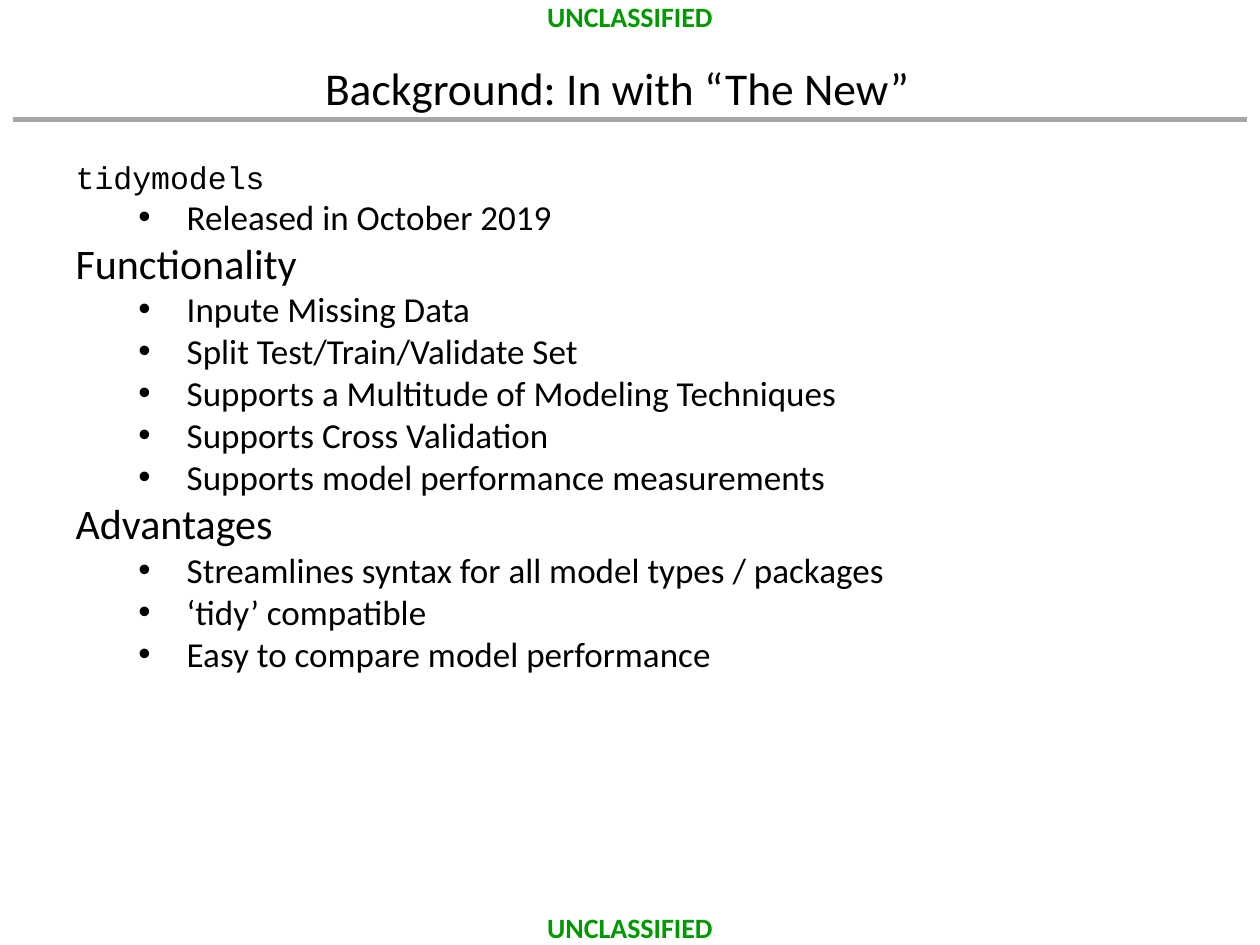
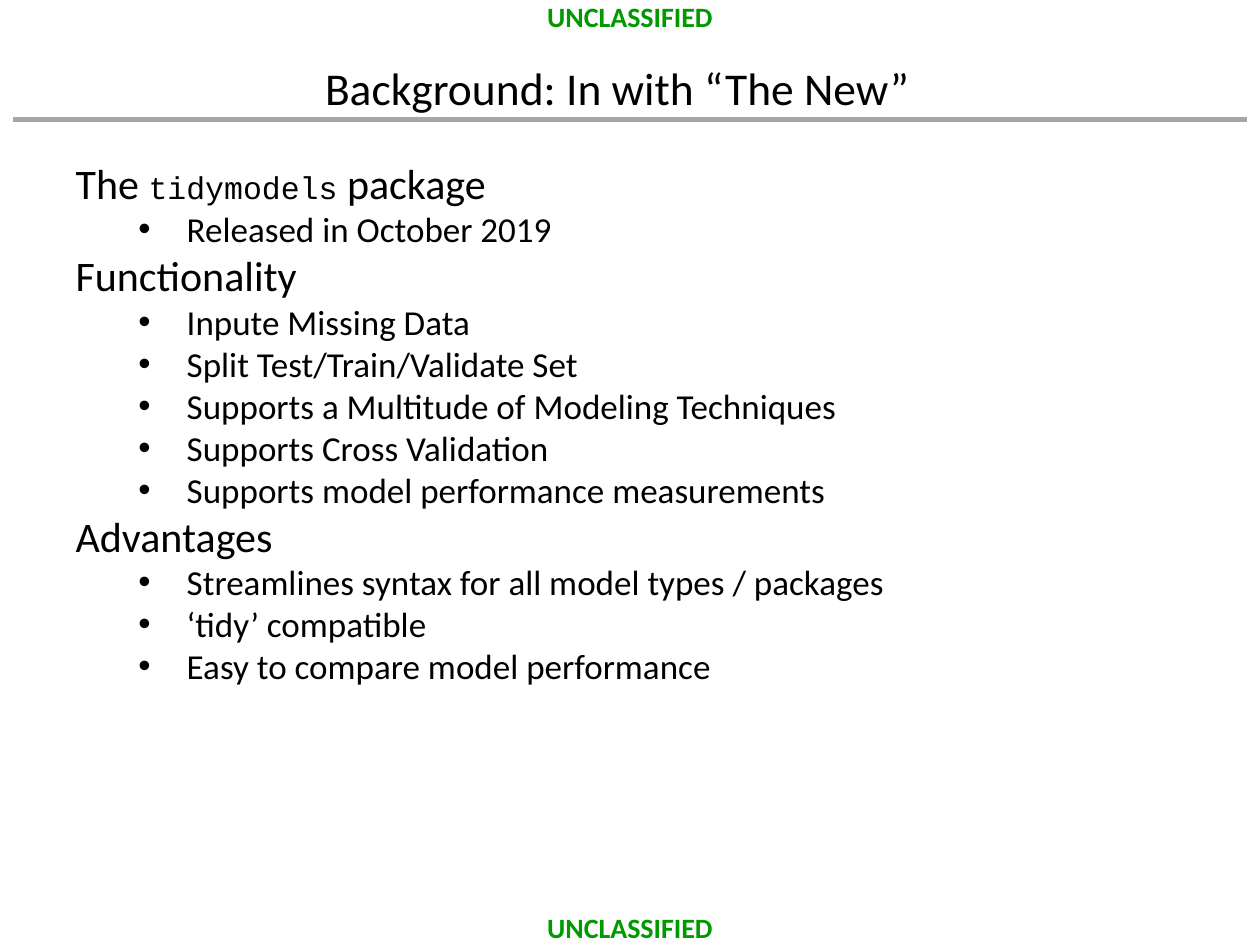
Before and after one commit to dusty-turner/MORSEmergingTechniques2019, a slide deck: slide 7 of MORS_Emerging_Techniques_Tidymodels.pptx. Drawn at 1260x945 pixels with LibreOffice and Linux fonts; fonts in the diff are those of the drawing; background and template pictures are left out. Boxes give left, top, right and bottom in pixels: in the first picture for what was removed or moved away, otherwise in the second. Text is boxed around its words. In the diff, an @@ line names an element or a change of style, - is before the commit and + after.

```diff
--- a/MORS_Emerging_Techniques_Tidymodels.pptx
+++ b/MORS_Emerging_Techniques_Tidymodels.pptx
@@ text at [76, 169, 486, 207]: text changed; size 18 to 24 pt; font Courier New to Calibri @@
-tidymodels
+The tidymodels package
```
Also in this commit, not shown: 6 other slides changed, 3 slides added, 5 slides removed, 34 other files.
